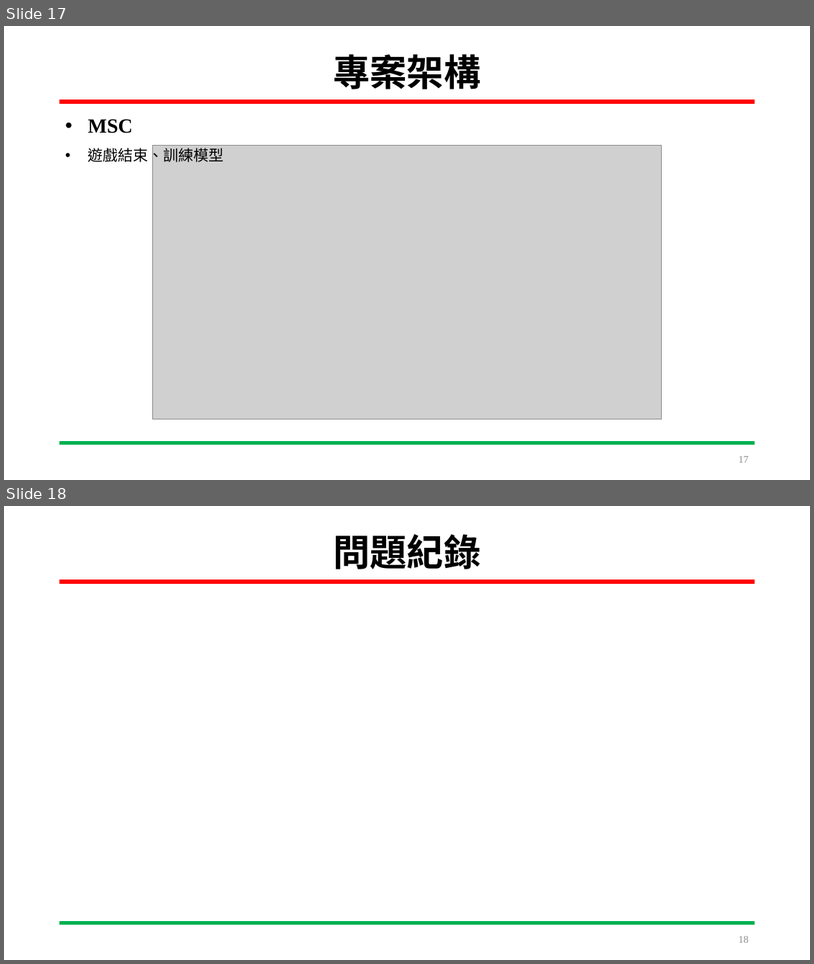
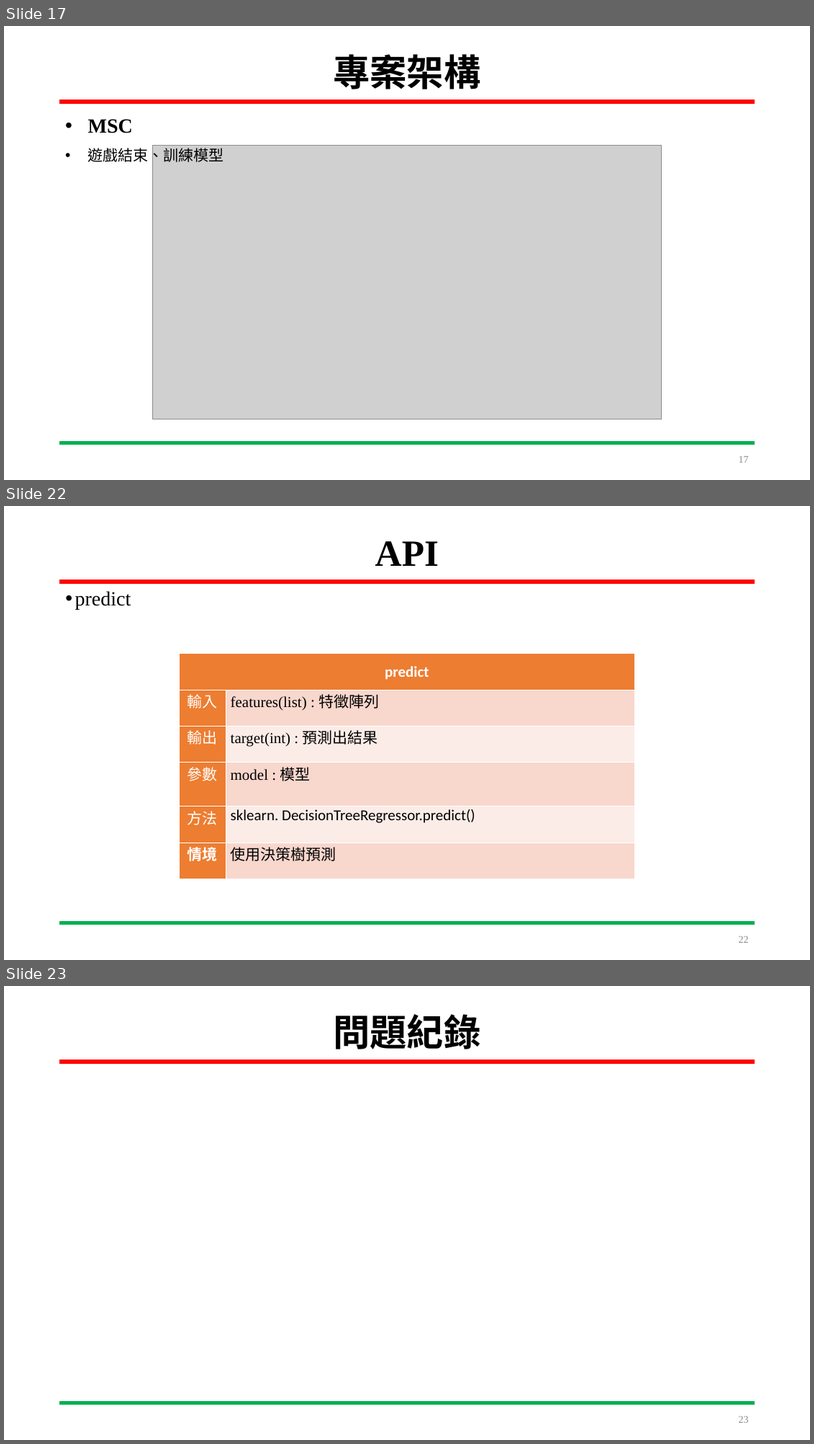
Before and after one commit to HOURFA/ML, a slide deck: final_project/DevelopmentLog/ML_finalproject.pptx. Shown one above the other, each under a label of ours: slides 17 and 18 before the commit, slides 17, 22 and 23 after it; the slides between them are not shown. The pictures are 814x964 and 814x1444 pixels, drawn with LibreOffice and Linux fonts; fonts in the diff are those of the drawing; grey boxes stand for pictures. Boxes give left, top, right and bottom in pixels: in the first picture for what was removed or moved away, otherwise in the second. Text is boxed around its words. In the diff, an @@ line names an element or a change of style, - is before the commit and + after.

Commit message:
2024/05/15 (1)上傳ppt-新增API (2)上傳決策樹版本主程式

```diff
--- a/final_project/DevelopmentLog/ML_finalproject.pptx
+++ b/final_project/DevelopmentLog/ML_finalproject.pptx
@@ slide 22 added at box(4, 506, 810, 960), background #FFFFFF; not listed: 2 template elements that a slide beside it also shows @@
@@ title added at box(376, 541, 439, 566), 44 pt, text #000000, bold @@
+API
@@ text added at box(75, 591, 131, 610), 24 pt, text #000000 @@
+• predict
@@ table added at box(180, 654, 635, 871), 6 rows, 2 columns @@
+predict | 
+輸入 | features(list) : 特徵陣列
+輸出 | target(int) : 預測出結果
+參數 | model : 模型
+方法 | sklearn. DecisionTreeRegressor.predict()
+情境 | 使用決策樹預測
@@ page number added at box(739, 936, 749, 942), 12 pt, text #8C8C8C @@
+22
@@ what was slide 18 is now slide 23 @@
@@ page number at box(739, 1416, 749, 1422): text changed @@
-18
+23
```
Also in this commit, not shown: 2 slides changed, 4 other slides added, 2 other files.
